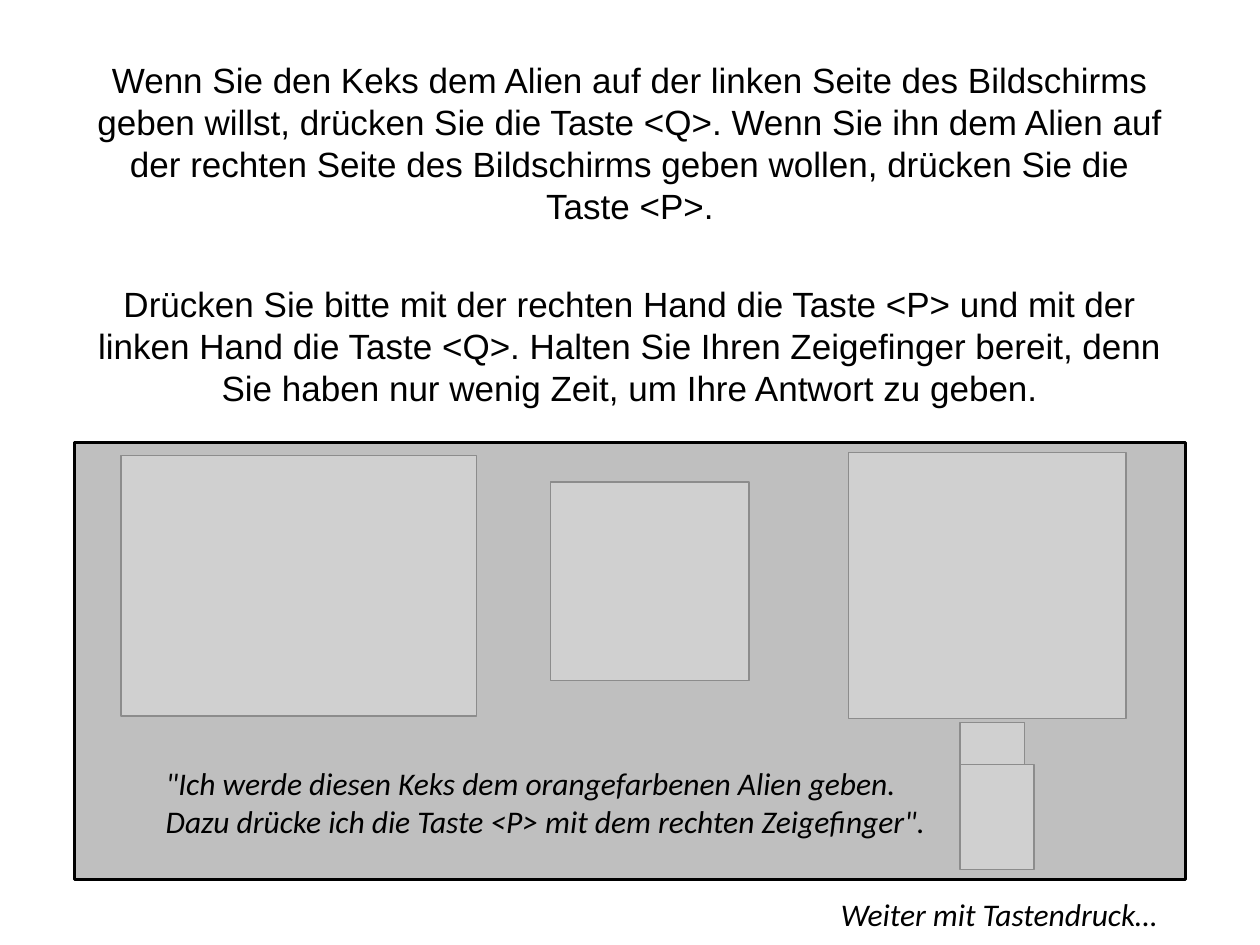
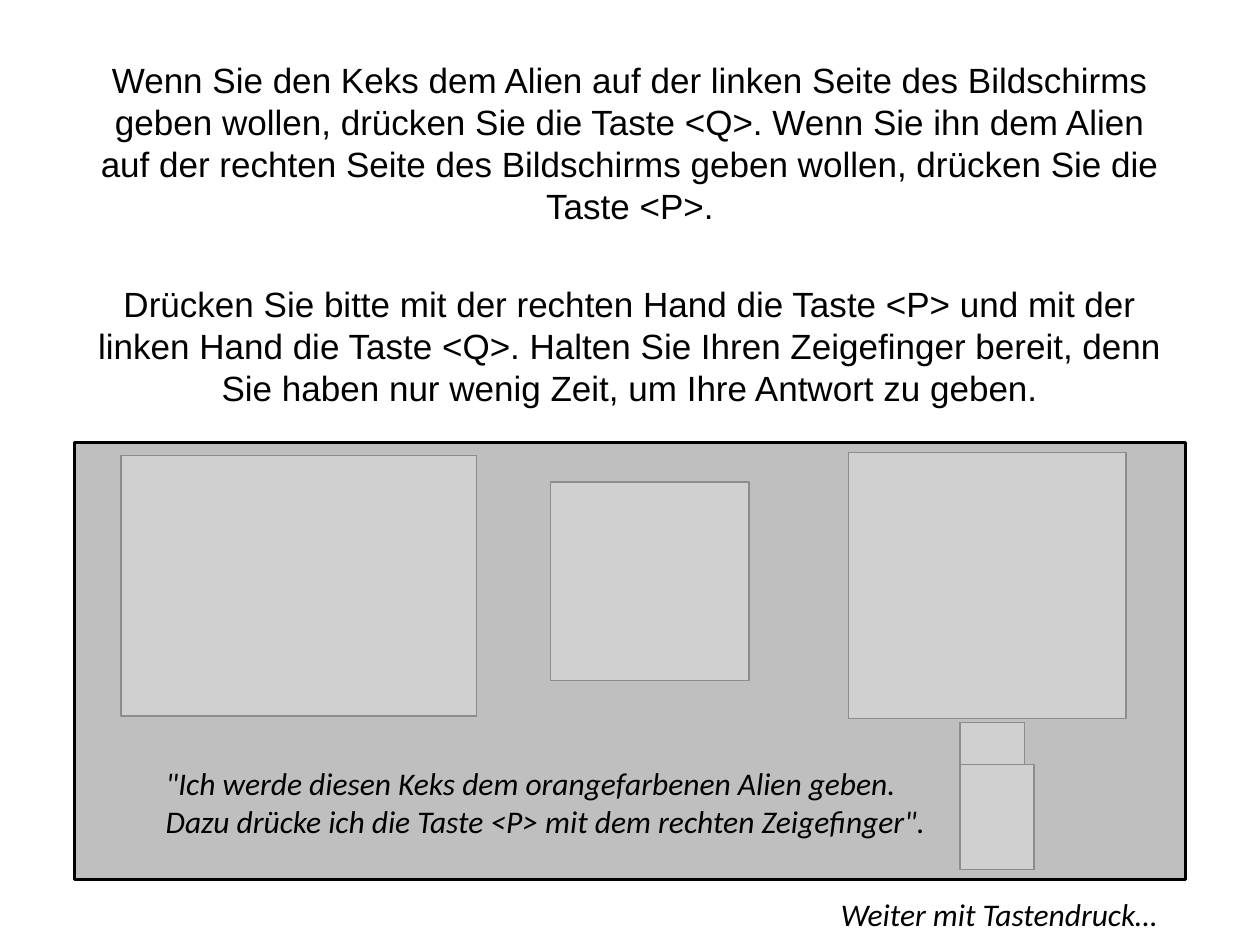
Before and after one commit to snebe/MATLAB-Habits-Overtraining-Exp3, a slide deck: slide 3 of instructions/AlienTask-fMRI_Instructions-German.pptx. Drawn at 1260x945 pixels with LibreOffice and Linux fonts; fonts in the diff are those of the drawing; grey boxes stand for pictures. Boxes give left, top, right and bottom in pixels: in the first picture for what was removed or moved away, otherwise in the second. Text is boxed around its words. In the diff, an @@ line names an element or a change of style, - is before the commit and + after.

```diff
--- a/instructions/AlienTask-fMRI_Instructions-German.pptx
+++ b/instructions/AlienTask-fMRI_Instructions-German.pptx
@@ subtitle at (101,67,1158,220): text changed @@
-Wenn Sie den Keks dem Alien auf der linken Seite des Bildschirms geben willst, drücken Sie die Taste <Q>. Wenn Sie ihn dem Alien auf der rechten Seite des Bildschirms geben wollen, drücken Sie die Taste <P>.
+Wenn Sie den Keks dem Alien auf der linken Seite des Bildschirms geben wollen, drücken Sie die Taste <Q>. Wenn Sie ihn dem Alien auf der rechten Seite des Bildschirms geben wollen, drücken Sie die Taste <P>.
```
Also in this commit, not shown: 1 other slide changed, 8 other files.
